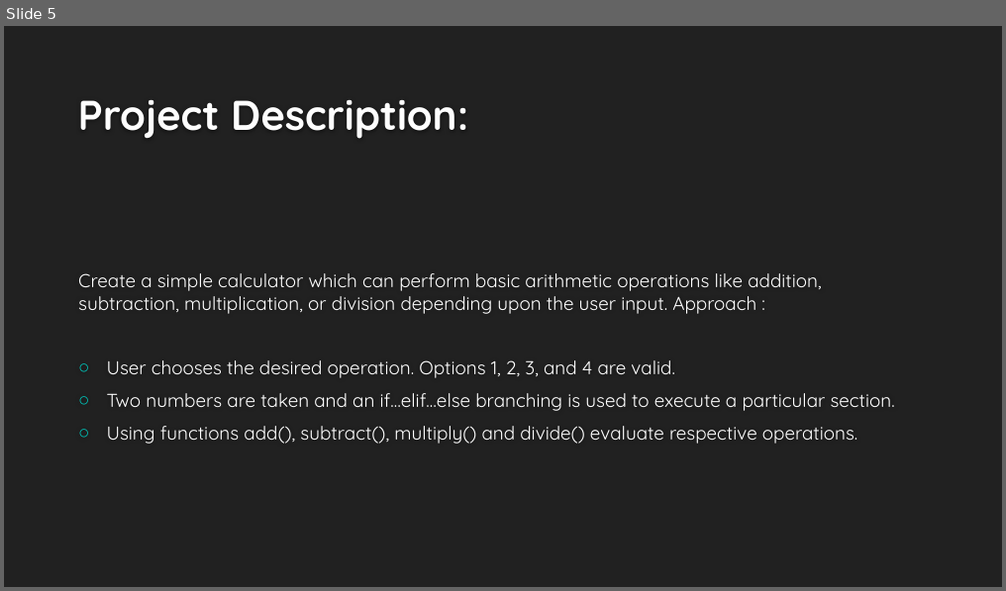
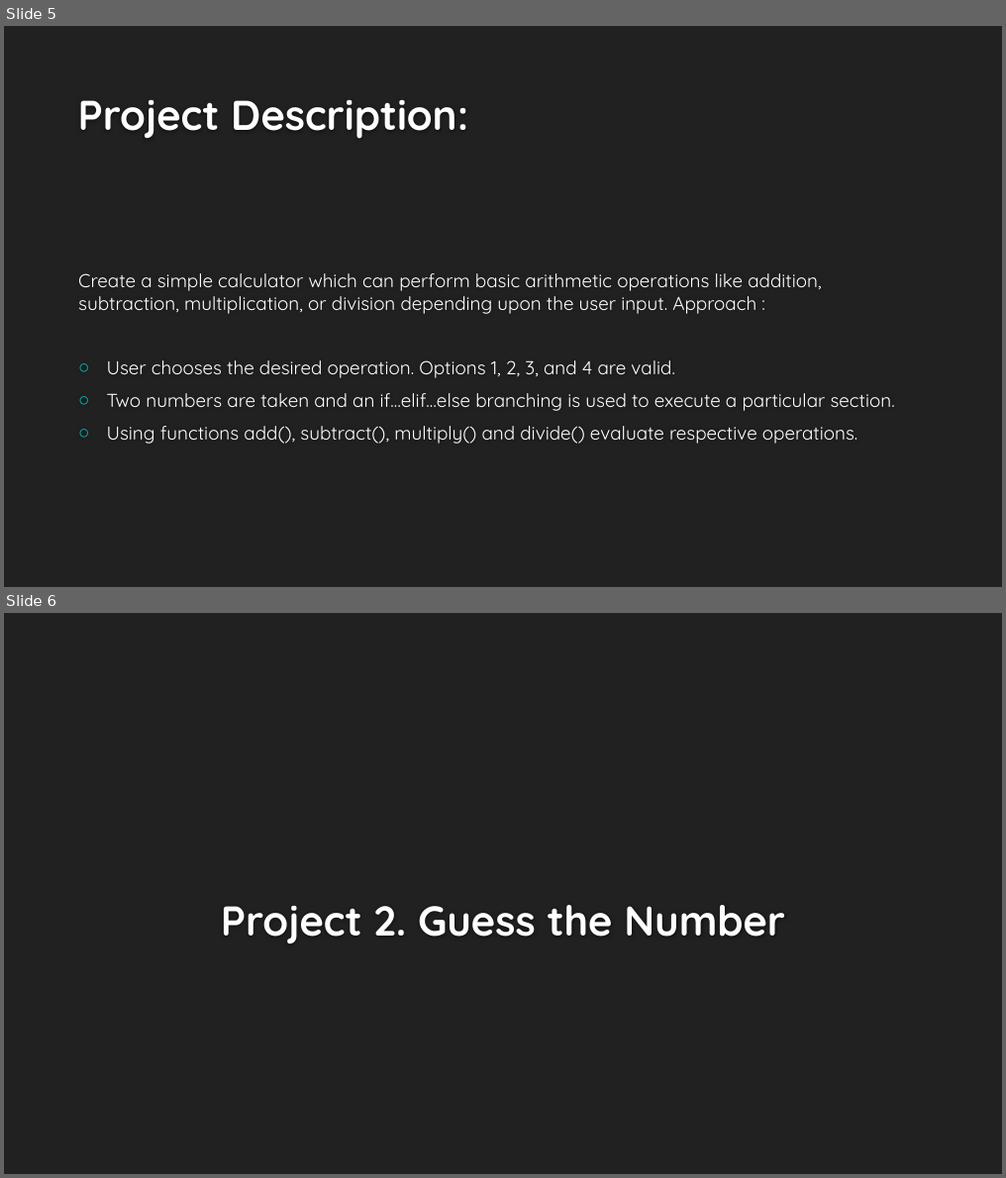
Before and after one commit to Islam-hady9/Programming-Course-using-Python-for-Kids, a slide deck: Lesson 10.pptx. Shown one above the other, each under a label of ours: slide 5 before the commit, slides 5 and 6 after it. The pictures are 1006x591 and 1006x1178 pixels, drawn with LibreOffice and Linux fonts; fonts in the diff are those of the drawing; background and template pictures are left out. Boxes give left, top, right and bottom in pixels: in the first picture for what was removed or moved away, otherwise in the second. Text is boxed around its words. In the diff, an @@ line names an element or a change of style, - is before the commit and + after.

```diff
--- a/Lesson 10.pptx
+++ b/Lesson 10.pptx
@@ slide 6 added at box(4, 613, 1002, 1174), background #212121 @@
@@ title added at box(221, 905, 785, 944), 40 pt, text #FEFEFE, bold @@
+Project 2. Guess the Number
```
Also in this commit, not shown: 9 other slides added.
